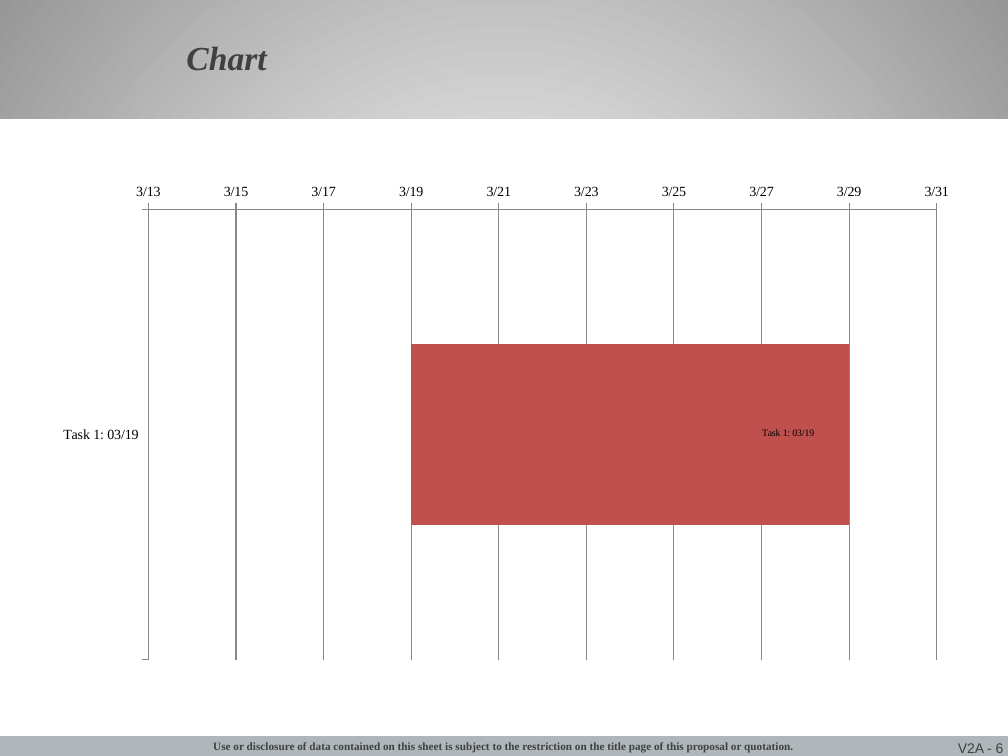
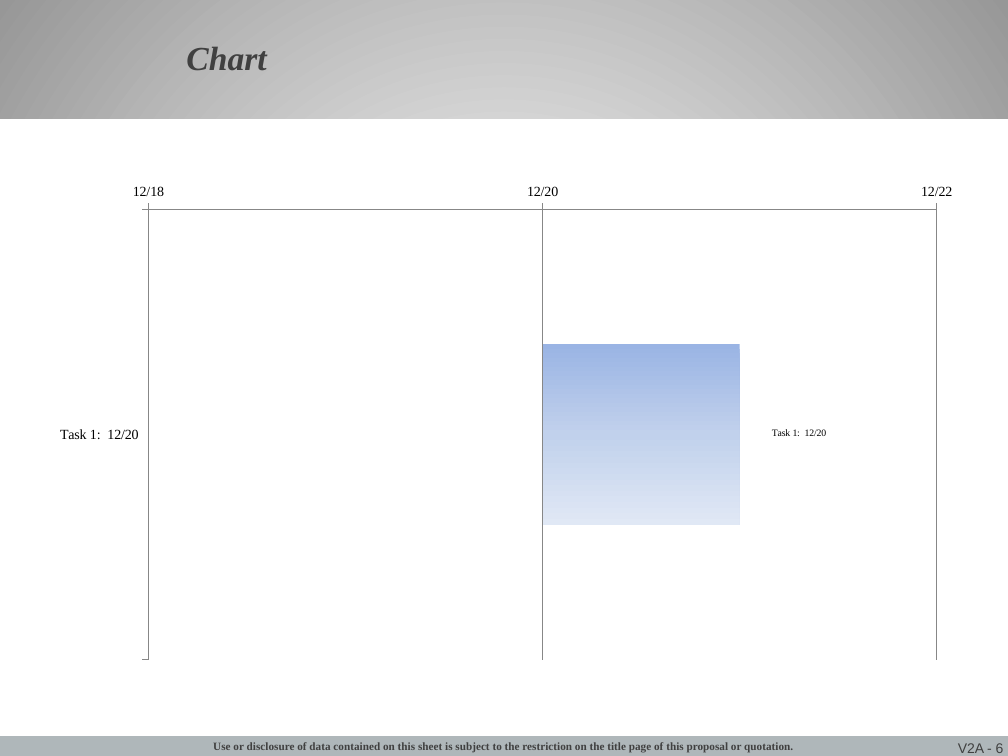
Before and after one commit to jgoodso2/PMMP, a slide deck: slide 6 of PMMPresentation/Modules/Templates/PMM Template.pptx. Drawn at 1008x756 pixels with LibreOffice and Linux fonts; fonts in the diff are those of the drawing; background and template pictures are left out. Boxes give left, top, right and bottom in pixels: in the first picture for what was removed or moved away, otherwise in the second. Text is boxed around its words. In the diff, an @@ line names an element or a change of style, - is before the commit and + after.

```diff
--- a/PMMPresentation/Modules/Templates/PMM Template.pptx
+++ b/PMMPresentation/Modules/Templates/PMM Template.pptx
@@ bar stacked chart at (x1=50, y1=176, x2=958, y2=675) @@
-categories: Task 1: 03/19
+categories: Task 1:  12/20
-Series 1: 41000
+Series 1: 42000
@@ colour of Series 2 #C0504D to gradient #9AB5E4 to #C2D1ED to #E1E8F5 @@
@@ colours of single points changed @@
```
Also in this commit, not shown: 3 other slides changed, 2 slides added, 2 slides removed, 52 other files.
